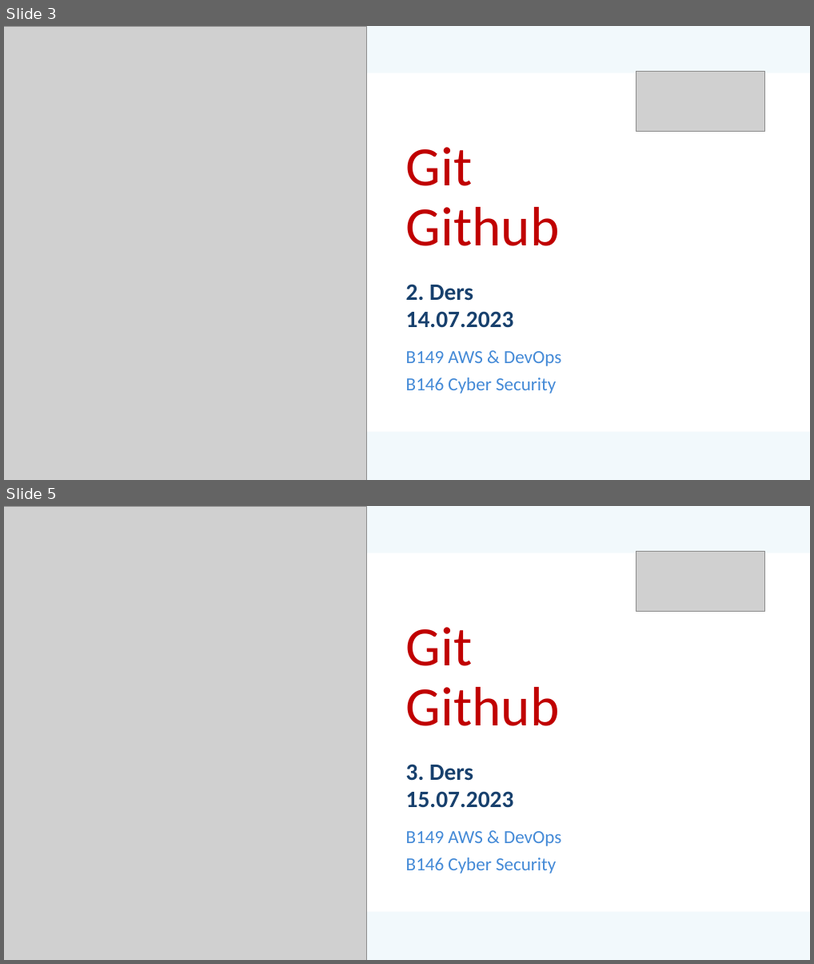
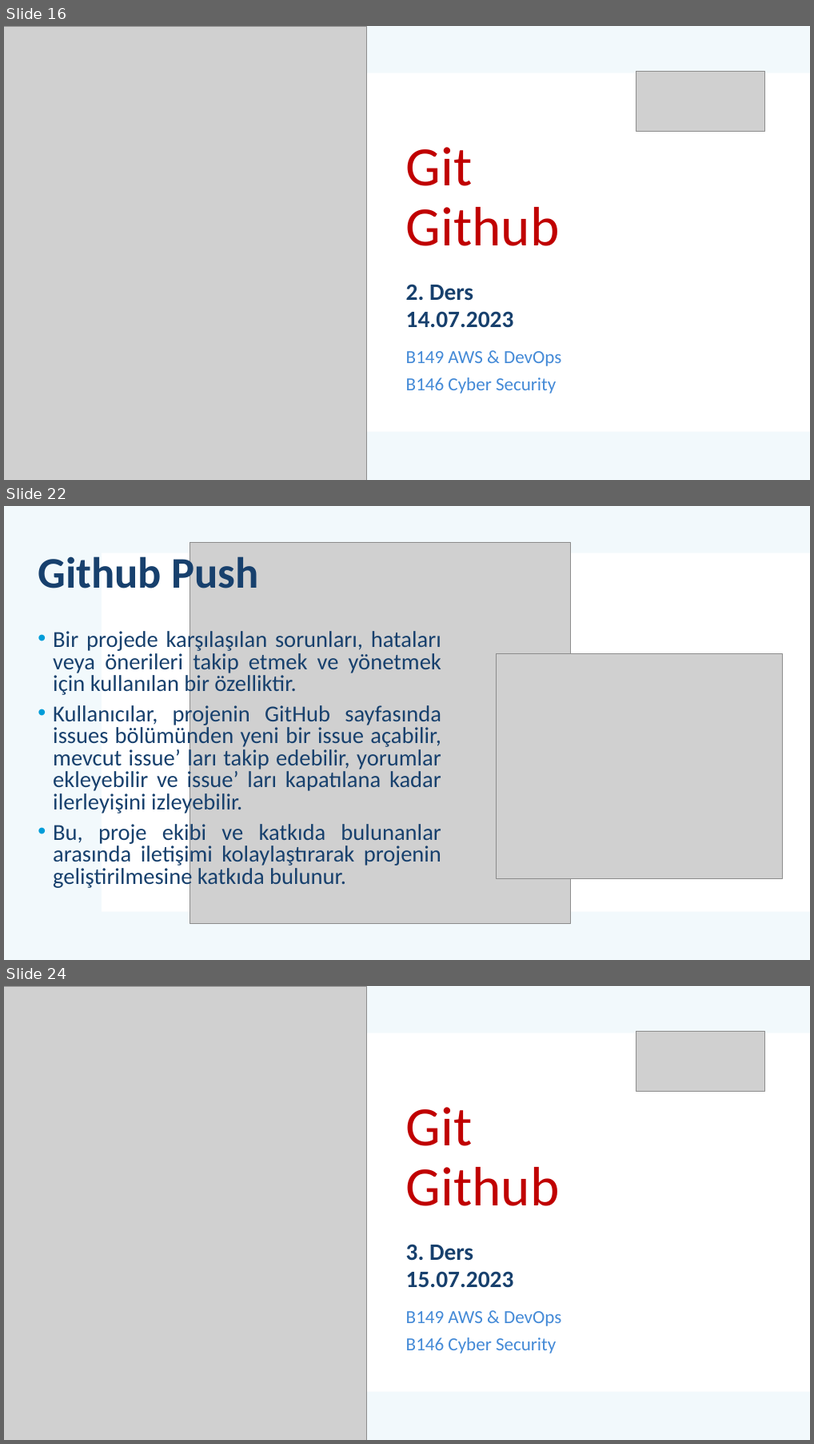
Before and after one commit to mehmetsungur/GitGithub, a slide deck: GitGithub.pptx. Shown one above the other, each under a label of ours: slides 3 and 5 before the commit, slides 16, 22 and 24 after it; the slides between them are not shown. The pictures are 814x964 and 814x1444 pixels, drawn with LibreOffice and Linux fonts; fonts in the diff are those of the drawing; grey boxes stand for pictures. Boxes give left, top, right and bottom in pixels: in the first picture for what was removed or moved away, otherwise in the second. Text is boxed around its words. In the diff, an @@ line names an element or a change of style, - is before the commit and + after.

```diff
--- a/GitGithub.pptx
+++ b/GitGithub.pptx
@@ slide 22 added at (x1=4, y1=506, x2=810, y2=960), background #FFFFFF; not listed: 2 template elements that a slide beside it also shows @@
@@ title added at (x1=38, y1=552, x2=258, y2=599), 52 pt, text #17406D, bold @@
+Github Push
@@ picture added at (x1=190, y1=542, x2=571, y2=923) @@
@@ text added at (x1=53, y1=628, x2=442, y2=889), 27.2 pt, text #17406D @@
+• Bir projede karşılaşılan sorunları, hataları veya önerileri takip etmek ve yönetmek için kullanılan bir özelliktir.
+• Kullanıcılar, projenin GitHub sayfasında issues bölümünden yeni bir issue açabilir, mevcut issue’ ları takip edebilir, yorumlar ekleyebilir ve issue’ ları kapatılana kadar ilerleyişini izleyebilir.
+• Bu, proje ekibi ve katkıda bulunanlar arasında iletişimi kolaylaştırarak projenin geliştirilmesine katkıda bulunur.
@@ picture added at (x1=497, y1=654, x2=782, y2=879) @@
@@ what was slide 3 is now slide 16 @@
@@ what was slide 5 is now slide 24 @@
```
Also in this commit, not shown: 5 slides changed, 15 other slides added, 22 slides removed, 1 other file.
